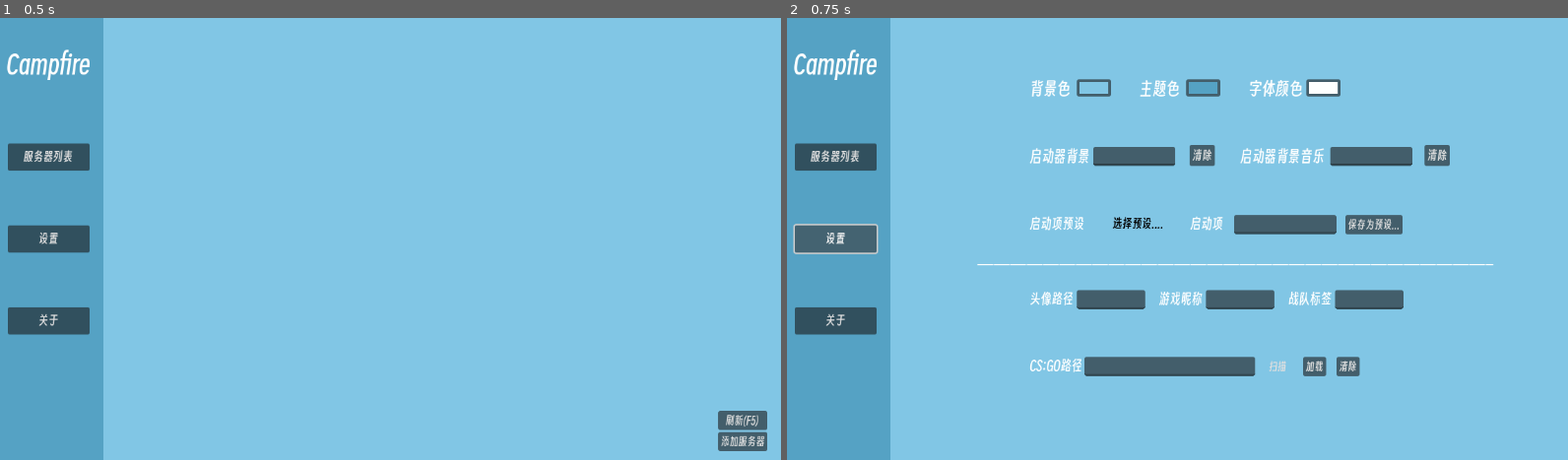
Above: before the commit, frames 1-2 (left to right).
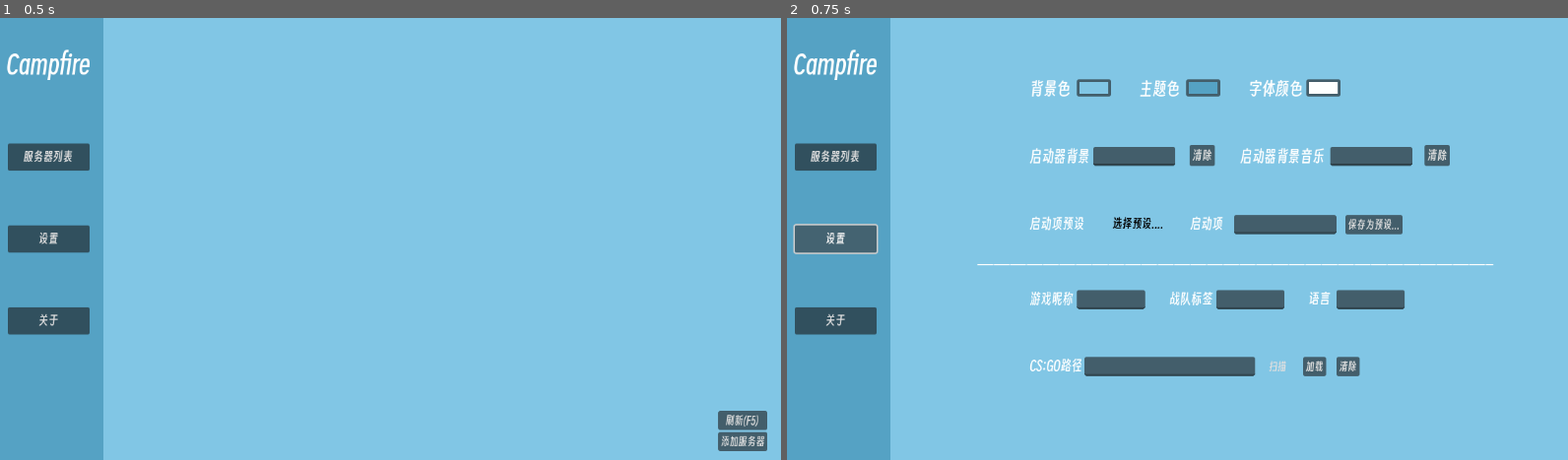
Above: after the commit, the same moments.

Repository: xuezhaju/Campfire-
Game: Godot game, scene res://scene/main_ui.tscn
Two runs of this game, one before a commit and one after it. Both use one fixed random seed, a clock stepped at 60 frames per second and the inputs below.
Inputs:
- Up to frame 1 (0.5 s): no input
- Up to frame 2 (0.75 s): click "设置" at 0.5 s

Frame 1 is identical in both runs. In frame 2, 0.4% of the frame differs, in the area x 31-80%, y 61-66%.

Commit message:
本地csgo文件扫描以及清除，用户自定义名称，战队标签完成

Diff:
--- a/scene/main_ui.tscn
+++ b/scene/main_ui.tscn
@@ -9,6 +9,7 @@
 [ext_resource type="Script" uid="uid://clb2mof7ovm17" path="res://scripts/font_color.gd" id="6_niqgt"]
 [ext_resource type="Script" uid="uid://c02vk3mc5gweo" path="res://scripts/back_picture.gd" id="8_hjt2u"]
 [ext_resource type="Script" uid="uid://hxat6no8uaoa" path="res://scripts/music.gd" id="9_eib71"]
+[ext_resource type="Script" uid="uid://2bqhj36e5da5" path="res://scripts/user_settings.gd" id="10_17wiq"]
 [ext_resource type="Script" uid="uid://v4kv8svevl1l" path="res://scripts/cs_go_search.gd" id="10_pdx0a"]
 
 [node name="MainUI" type="Control"]
@@ -333,26 +334,15 @@
 [node name="UserSettings" type="HBoxContainer" parent="Setting/CenterContainer/VBoxContainer"]
 custom_minimum_size = Vector2(600, 50)
 layout_mode = 2
-theme_override_constants/separation = 125
-
-[node name="头像" type="Label" parent="Setting/CenterContainer/VBoxContainer/UserSettings"]
-layout_mode = 2
-theme_override_font_sizes/font_size = 20
-text = "头像路径"
-
-[node name="LineEdit" type="LineEdit" parent="Setting/CenterContainer/VBoxContainer/UserSettings/头像"]
-custom_minimum_size = Vector2(100, 0)
-layout_mode = 0
-offset_left = 69.0
-offset_right = 147.0
-offset_bottom = 28.0
+theme_override_constants/separation = 140
+script = ExtResource("10_17wiq")
 
 [node name="username" type="Label" parent="Setting/CenterContainer/VBoxContainer/UserSettings"]
 layout_mode = 2
 theme_override_font_sizes/font_size = 20
 text = "游戏昵称"
 
-[node name="LineEdit" type="LineEdit" parent="Setting/CenterContainer/VBoxContainer/UserSettings/username"]
+[node name="usernameEdit" type="LineEdit" parent="Setting/CenterContainer/VBoxContainer/UserSettings/username"]
 custom_minimum_size = Vector2(100, 0)
 layout_mode = 0
 offset_left = 69.0
@@ -364,11 +354,23 @@
 theme_override_font_sizes/font_size = 20
 text = "战队标签"
 
-[node name="LineEdit" type="LineEdit" parent="Setting/CenterContainer/VBoxContainer/UserSettings/tip"]
+[node name="TipEdit" type="LineEdit" parent="Setting/CenterContainer/VBoxContainer/UserSettings/tip"]
 custom_minimum_size = Vector2(100, 0)
 layout_mode = 0
 offset_left = 69.0
 offset_right = 169.0
+offset_bottom = 28.0
+
+[node name="Language" type="Label" parent="Setting/CenterContainer/VBoxContainer/UserSettings"]
+layout_mode = 2
+theme_override_font_sizes/font_size = 20
+text = "语言"
+
+[node name="LanguageEdit" type="LineEdit" parent="Setting/CenterContainer/VBoxContainer/UserSettings/Language"]
+custom_minimum_size = Vector2(100, 0)
+layout_mode = 0
+offset_left = 41.0
+offset_right = 141.0
 offset_bottom = 28.0
 
 [node name="HBoxContainer" type="HBoxContainer" parent="Setting/CenterContainer/VBoxContainer"]
@@ -453,3 +455,4 @@
 [connection signal="pressed" from="Setting/CenterContainer/VBoxContainer/PicturesSettings/BackPicture/Clear" to="Setting/CenterContainer/VBoxContainer/PicturesSettings/BackPicture" method="_on_clear_pressed"]
 [connection signal="pressed" from="Setting/CenterContainer/VBoxContainer/PicturesSettings/Music/Clear" to="Setting/CenterContainer/VBoxContainer/PicturesSettings/Music" method="_on_clear_pressed"]
 [connection signal="pressed" from="Setting/CenterContainer/VBoxContainer/HBoxContainer/CS_GO路径/clear" to="Setting/CenterContainer/VBoxContainer/HBoxContainer/CS_GO路径" method="_on_clear_pressed"]
+[connection signal="pressed" from="Setting/CenterContainer/VBoxContainer/HBoxContainer/CS_GO路径/load" to="Setting/CenterContainer/VBoxContainer/HBoxContainer/CS_GO路径" method="_on_load_pressed"]
--- a/scripts/Global.gd
+++ b/scripts/Global.gd
@@ -7,8 +7,13 @@
 var main_color := Color(0.333, 0.635, 0.769)
 
 var settings_save_path :String = "C://Users/Campfires/CampfireSettings"
+var rev_ini :String = ""
 var csgo_path :String = ""
 var music_path :String = ""
+
+var username :String = "CampfireUser"
+var teamtip : String = "Campfire"
+var language :String = "sChinese"
 
 var search_path :String = ""
 
@@ -42,6 +47,7 @@
 	config.set_value("Settings", "back_picture_path", Global.back_picture_path)
 	config.set_value("Settings", "music_path", Global.music_path)
 	config.set_value("Settings", "csgo_path", Global.csgo_path)
+	config.set_value("Settings", "rev_ini", Global.rev_ini)
 
 	# 保存到用户目录
 	var err = config.save(settings_save_path)
@@ -71,6 +77,7 @@
 		back_picture_path = config.get_value("Settings", "back_picture_path", "")
 		music_path = config.get_value("Settings", "music_path", "")
 		csgo_path = config.get_value("Settings", "csgo_path", "")
+		rev_ini = config.get_value("Settings", "rev_ini", "")
 
 
 func create_folder(path: String):
@@ -99,6 +106,11 @@
 	else:
 		create_folder("C://Users/Campfires")
 
+
 func _ready() -> void:
 	load_settings()
 	folder()
+
+	if csgo_path != "":
+		rev_ini = str(csgo_path + "/rev.ini")
+		print(rev_ini)
--- a/scripts/cs_go_search.gd
+++ b/scripts/cs_go_search.gd
@@ -5,6 +5,7 @@
 # 添加一个变量存储搜索结果
 var search_results := []
 var search_thread: Thread
+var should_restart := false  # 添加重启标志
 
 func _ready():
 	line_edit.text = Global.csgo_path
@@ -31,6 +32,7 @@
 	# 清空之前的结果
 	search_results.clear()
 	line_edit.text = "正在搜索 %s..." % folder_name
+	should_restart = true  # 设置重启标志
 
 	# 如果已有搜索线程在运行，先等待它结束
 	if search_thread and search_thread.is_started():
@@ -57,11 +59,17 @@
 		if Global:
 			Global.csgo_path = search_results[0]
 			print("已设置Global.csgo_path为: ", Global.csgo_path)
+			Global.save_settings()  # 保存设置
 	else:
 		line_edit.text = "未找到Counter-Strike Global Offensive文件夹"
 		# 如果没找到，可以清空全局变量
 		if Global:
 			Global.csgo_path = ""
+
+	# 如果需要重启且找到了路径
+	if should_restart and search_results.size() > 0:
+		await get_tree().create_timer(1.0).timeout  # 延迟1秒让用户看到结果
+		restart_application()
 
 func find_folder(folder_name: String, start_path: String) -> Array:
 	var found_paths := []
@@ -99,9 +107,23 @@
 	if search_thread and search_thread.is_started():
 		search_thread.wait_to_finish()
 
+func restart_application():
+	var executable = OS.get_executable_path()
+	var args = OS.get_cmdline_args()
+
+	# 正确调用方式（第三个参数必须是数组）
+	var output = []
+	var exit_code = OS.execute(executable, args, output)  # output 是必须的数组参数
+
+	if exit_code != OK:
+		push_error("重启失败，错误码：%d" % exit_code)
+		return
+
+	get_tree().quit()
 
 func _on_clear_pressed() -> void:
 	Global.csgo_path = ""
 	Global.save_settings()
 	Global.load_settings()
 	line_edit.text = ""
+	restart_application()
--- a/scripts/font_settings.gd
+++ b/scripts/font_settings.gd
@@ -10,7 +10,7 @@
 	$"../Setting/CenterContainer/VBoxContainer/PicturesSettings/Music",
 	$"../Setting/CenterContainer/VBoxContainer/启动项设置/启动器预设",
 	$"../Setting/CenterContainer/VBoxContainer/启动项设置/启动项",
-	$"../Setting/CenterContainer/VBoxContainer/UserSettings/头像",
+	$"../Setting/CenterContainer/VBoxContainer/UserSettings/Language",
 	$"../Setting/CenterContainer/VBoxContainer/UserSettings/username",
 	$"../Setting/CenterContainer/VBoxContainer/UserSettings/tip",
 	$"../Setting/CenterContainer/VBoxContainer/HBoxContainer/CS_GO路径",
--- /dev/null
+++ b/scripts/user_settings.gd
@@ -0,0 +1,91 @@
+extends HBoxContainer
+
+@onready var username_edit: LineEdit = $username/usernameEdit
+@onready var tip_edit: LineEdit = $tip/TipEdit
+@onready var language_edit: LineEdit = $Language/LanguageEdit
+
+func _ready():
+	# 初始化路径
+	await get_tree().process_frame
+	if Global.rev_ini.is_empty() and not Global.csgo_path.is_empty():
+		Global.rev_ini = Global.csgo_path.path_join("rev.ini")
+
+	load_config()
+
+	# 连接信号
+	username_edit.text_changed.connect(update_config)
+	tip_edit.text_changed.connect(update_config)
+	language_edit.text_changed.connect(update_config)
+
+func load_config():
+	var file = FileAccess.open(Global.rev_ini, FileAccess.READ)
+	if file:
+		var content = file.get_as_text()
+		file.close()
+
+		# 提取三个目标字段
+		var values = {
+			"PlayerName": extract_value(content, "PlayerName"),
+			"ClanTag": extract_value(content, "ClanTag"),
+			"Language": extract_value(content, "Language")
+		}
+
+		username_edit.text = values["PlayerName"]
+		tip_edit.text = values["ClanTag"]
+		language_edit.text = values["Language"]
+	else:
+		push_error("无法读取配置文件")
+
+# 辅助函数：从内容中提取键值
+func extract_value(content: String, key: String) -> String:
+	var regex = RegEx.create_from_string('%s=([^\\n\\r]*)' % key)
+	var match = regex.search(content)
+	if match:
+		return match.get_string(1).replace("\"", "").strip_edges()
+	return ""
+
+func update_config(_new_text = ""):
+	var file = FileAccess.open(Global.rev_ini, FileAccess.READ)
+	if not file:
+		push_error("无法读取配置文件")
+		return
+
+	var lines = file.get_as_text().split("\n")
+	file.close()
+
+	# 准备新值
+	var updates = {
+		"PlayerName": username_edit.text,
+		"ClanTag": tip_edit.text,
+		"Language": language_edit.text
+	}
+
+	# 精确修改目标行
+	var current_section = ""
+	for i in lines.size():
+		var line = lines[i].strip_edges()
+
+		# 检测section变化
+		if line.begins_with("[") and line.ends_with("]"):
+			current_section = line.trim_prefix("[").trim_suffix("]")
+			continue
+
+		# 在目标section中查找键
+		if (current_section == "steamclient" or current_section == "Emulator") and "=" in line:
+			var parts = line.split("=", false, 1)
+			var key = parts[0].strip_edges()
+			if updates.has(key):
+				lines[i] = "%s=%s" % [key, updates[key]]
+
+	# 保存文件
+	file = FileAccess.open(Global.rev_ini, FileAccess.WRITE)
+	if file:
+		file.store_string("\n".join(lines))
+		file.close()
+
+		# 更新Global
+		Global.username = username_edit.text
+		Global.teamtip = tip_edit.text
+		Global.language = language_edit.text
+	else:
+		push_error("无法写入配置文件")
Not shown: 1 places in scene/main_ui.tscn that only renumber resources
Not shown, added: scripts/user_settings.gd.uid
